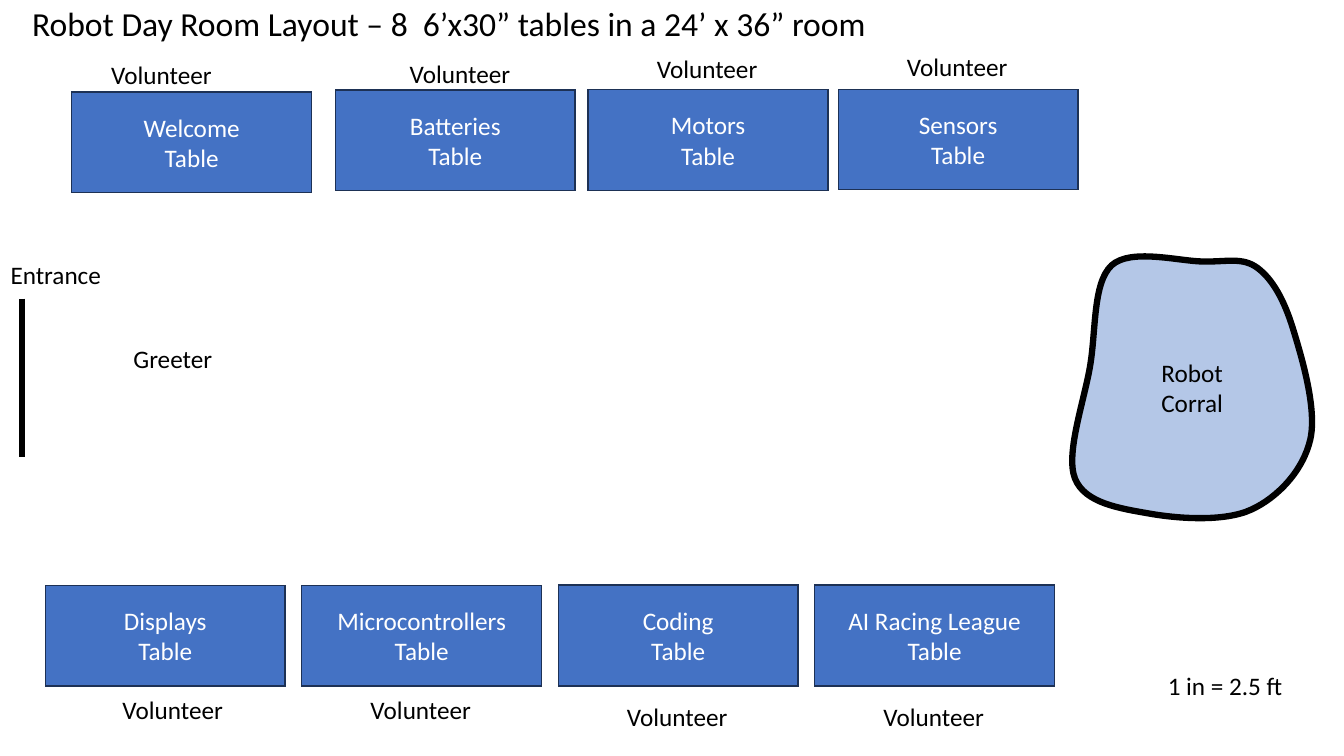
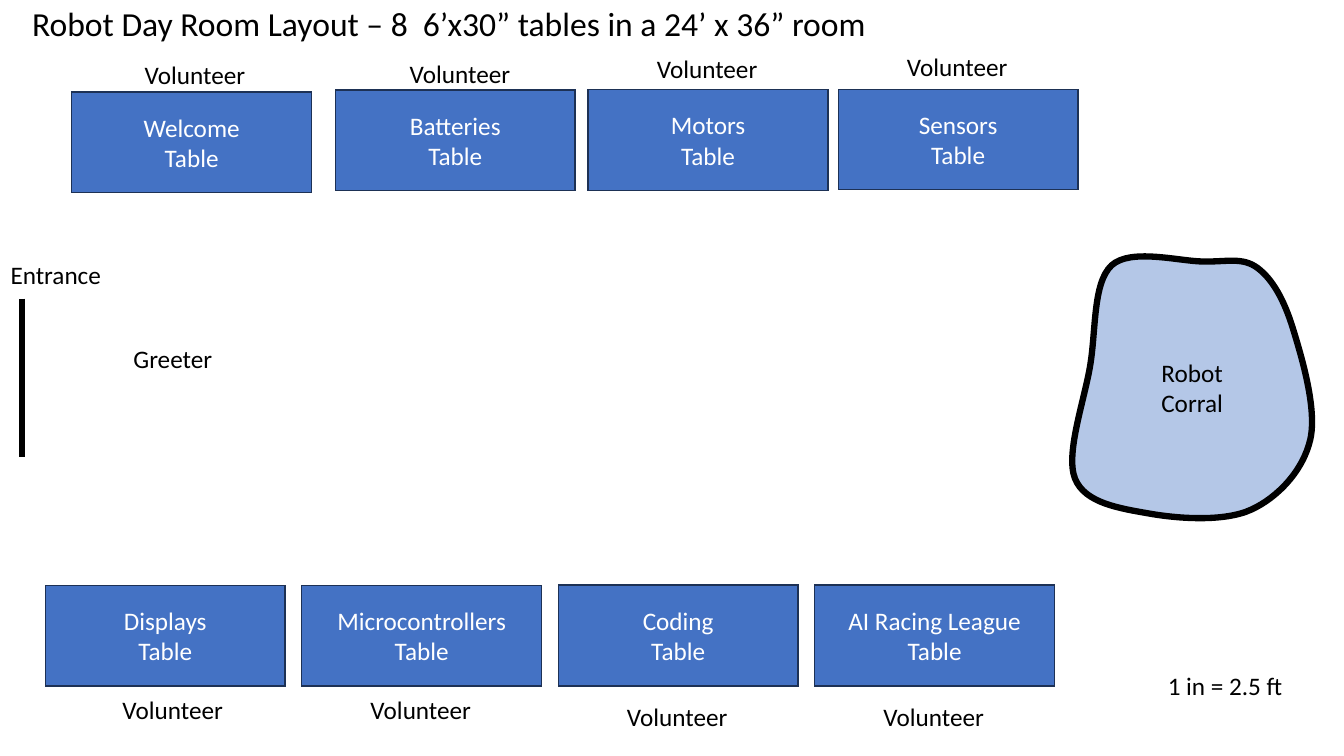
Before and after one commit to dmccreary/robot-day, a slide deck: slide 2 of slides/Room-Logistics.pptx. Drawn at 1344x756 pixels with LibreOffice and Linux fonts; fonts in the diff are those of the drawing. Boxes give left, top, right and bottom in pixels: in the first picture for what was removed or moved away, otherwise in the second. Text is boxed around its words. In the diff, an @@ line names an element or a change of style, - is before the commit and + after.

```diff
--- a/slides/Room-Logistics.pptx
+++ b/slides/Room-Logistics.pptx
@@ text "Volunteer": place and size @@
-text "Volunteer" at [111,66,211,84]
+text "Volunteer" at [145,66,245,84]
```
Also in this commit, not shown: 7 other files.
